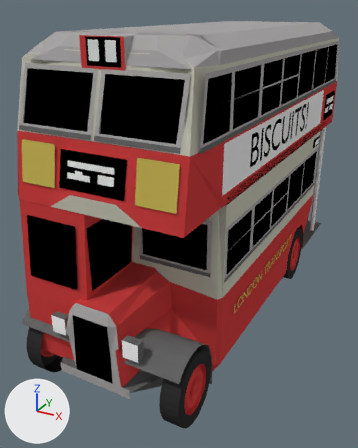
Before and after pictures for a commit that changed the Blender file bus-lorry/Bus/aec-stl-late-red-white.blend.
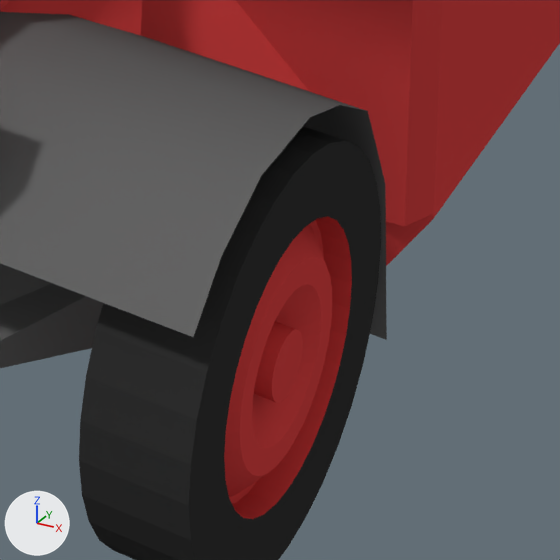
There are two pictures of each version: one whole from a 50 mm lens placed at (2.24, -6.53, 3.3), pointed at (-0.21, -2.09, 1.08), one close up on the part from 41% to 68% of the width and 73% to 94% of the height. The axes (+X, +Y, +Z) are drawn at lower left. The lights are the same throughout.
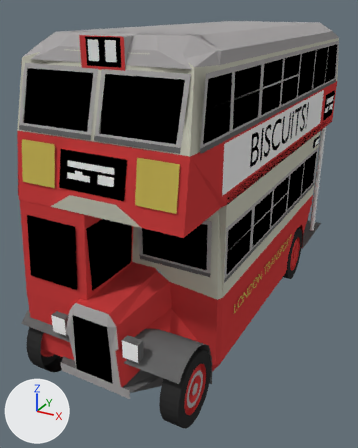
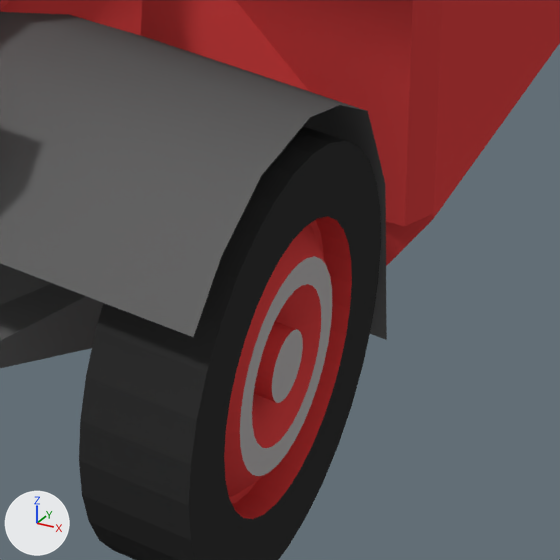
Edits to the bpy script that builds the scene:
```text
Change me_circle:
    where me_circle.from_pydata(...)  # 576 vertices, 544 faces; spans x -3.927..-3.293, y 0.003..0.637, z -0.7..0.7
    used by ob_circle; location = (0.014, -0.263, 0.057); rotation_euler = (1.571, 0.0, -23.56), in degrees (90, 0, 90); scale = (0.939, 1.06, 1.13)
    me_circle part 1: all 48 faces centred in x -3.743..-3.477, y 0.187..0.453, z 0.696 switch from mat_maincolour2 (red #cc4040) to mat_bumper (grey #a9a6a6)
```

What differs and where, as boxes (x1, y1, x2, y2) in the close-ups (560 x 560 px):
part 1 of me_circle, recoloured (red to grey): (240, 256, 332, 476) in both
